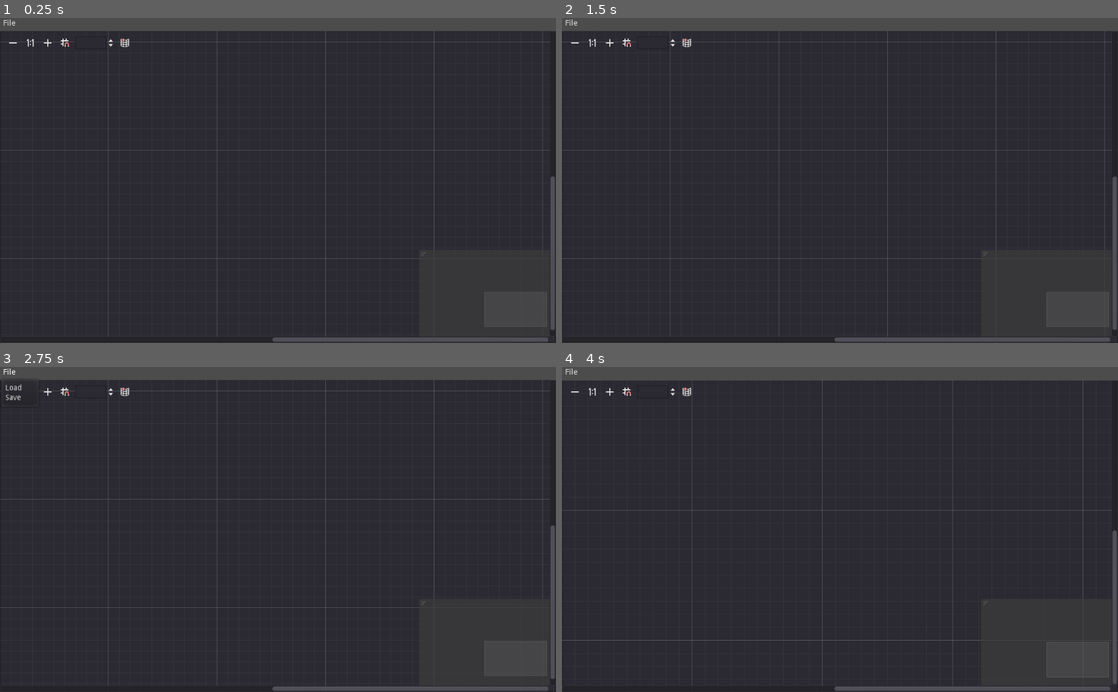
Above: before the commit, frames 1-4 (two rows, left to right).
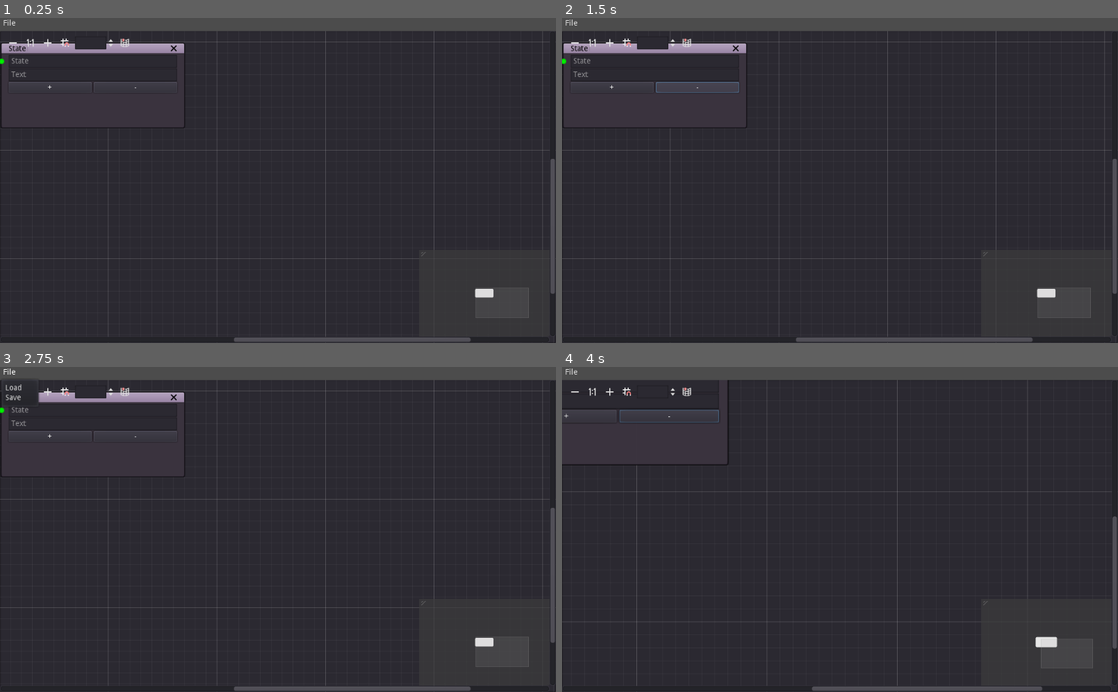
Above: after the commit, the same moments.

Repository: creikey/godot-dialog
Game: Godot game, scene res://Main.tscn
Same seed, same stepped clock (60 frames per second), same inputs: the game is played once before the commit and once after it.
Inputs (mouse positions are in pixels of both pictures, inside the frame that each line leads up to):
- Up to frame 1 (0.25 s): no input
- Up to frame 2 (1.5 s): click (612, 86) at 0.5 s, where only the run after the commit has a clickable "+"; click (695, 86) at 1.25 s, where only the run after the commit has a clickable "-"
- Up to frame 3 (2.75 s): click "File" at 2 s
- Up to frame 4 (4 s): click (573, 393) at 2.75 s; click (612, 393) at 3.5 s

The runs differ from the first frame. In frame 1, 1.6% of the frame differs, in the area x 0-100%, y 7-100%; in frame 2, 2.0%; in frame 3, 1.4%; in frame 4, 1.7%.

Commit message:
Add basic state editor

Diff:
--- /dev/null
+++ b/editor/GraphEdit.gd
@@ -0,0 +1,6 @@
+extends GraphEdit
+
+
+
+func _on_GraphEdit_connection_request(from, from_slot, to, to_slot):
+	connect_node(from, from_slot, to, to_slot)
--- /dev/null
+++ b/editor/InitialGraphNode.tscn
@@ -0,0 +1,7 @@
+[gd_scene load_steps=2 format=2]
+
+[ext_resource path="res://StateGraphNode.tscn" type="PackedScene" id=1]
+
+[node name="InitialGraphNode" index="0" instance=ExtResource( 1 )]
+title = "Initial"
+show_close = false
--- a/editor/Main.tscn
+++ b/editor/Main.tscn
@@ -1,4 +1,8 @@
-[gd_scene format=2]
+[gd_scene load_steps=4 format=2]
+
+[ext_resource path="res://GraphEdit.gd" type="Script" id=1]
+[ext_resource path="res://InitialGraphNode.tscn" type="PackedScene" id=2]
+[ext_resource path="res://StateGraphNode.tscn" type="PackedScene" id=3]
 
 [node name="Main" type="Node2D"]
 
@@ -24,3 +28,10 @@
 margin_bottom = 600.0
 size_flags_vertical = 3
 scroll_offset = Vector2( 0, -20 )
+script = ExtResource( 1 )
+
+[node name="InitialGraphNode" parent="UI/VBoxContainer/GraphEdit" instance=ExtResource( 2 )]
+show_close = false
+
+[node name="StateGraphNode" parent="UI/VBoxContainer/GraphEdit" instance=ExtResource( 3 )]
+[connection signal="connection_request" from="UI/VBoxContainer/GraphEdit" to="UI/VBoxContainer/GraphEdit" method="_on_GraphEdit_connection_request"]
--- /dev/null
+++ b/editor/StateGraphNode.gd
@@ -0,0 +1,27 @@
+extends GraphNode
+
+const editor_state = preload("res://editor_state.tres")
+
+var choices: Array = []
+
+func _ready():
+	set_slot(0, true, 0, editor_state.state_color, false, 0, Color())
+
+func _on_IncrementButton_pressed():
+	var cur_line_edit: LineEdit = LineEdit.new()
+	cur_line_edit.placeholder_text = "choice"
+	cur_line_edit.expand_to_text_length = true
+	choices.append(cur_line_edit)
+	add_child(cur_line_edit)
+	set_slot(2 + choices.size(), false, 0, Color(), true, 0, editor_state.state_color)
+
+
+func _on_DecrementButton_pressed():
+	if choices.size() <= 0:
+		return
+	clear_slot(2 + choices.size())
+	choices[choices.size() - 1].queue_free()
+	choices.remove(choices.size() - 1)
+
+func _on_StateGraphNode_close_request():
+	queue_free()
--- /dev/null
+++ b/editor/StateGraphNode.tscn
@@ -0,0 +1,66 @@
+[gd_scene load_steps=2 format=2]
+
+[ext_resource path="res://StateGraphNode.gd" type="Script" id=1]
+
+[node name="StateGraphNode" type="GraphNode"]
+margin_top = 20.0
+margin_right = 342.0
+margin_bottom = 182.0
+mouse_filter = 1
+title = "State"
+show_close = true
+slot/0/left_enabled = false
+slot/0/left_type = 0
+slot/0/left_color = Color( 1, 1, 1, 1 )
+slot/0/right_enabled = false
+slot/0/right_type = 0
+slot/0/right_color = Color( 1, 1, 1, 1 )
+slot/1/left_enabled = false
+slot/1/left_type = 0
+slot/1/left_color = Color( 1, 1, 1, 1 )
+slot/1/right_enabled = false
+slot/1/right_type = 0
+slot/1/right_color = Color( 1, 1, 1, 1 )
+slot/2/left_enabled = false
+slot/2/left_type = 0
+slot/2/left_color = Color( 1, 1, 1, 1 )
+slot/2/right_enabled = false
+slot/2/right_type = 0
+slot/2/right_color = Color( 1, 1, 1, 1 )
+script = ExtResource( 1 )
+
+[node name="StateLineEdit" type="LineEdit" parent="."]
+margin_left = 16.0
+margin_top = 24.0
+margin_right = 326.0
+margin_bottom = 48.0
+placeholder_text = "State"
+
+[node name="TextLineEdit" type="LineEdit" parent="."]
+margin_left = 16.0
+margin_top = 48.0
+margin_right = 326.0
+margin_bottom = 72.0
+placeholder_text = "Text"
+
+[node name="IncrementDecrement" type="HBoxContainer" parent="."]
+margin_left = 16.0
+margin_top = 73.0
+margin_right = 326.0
+margin_bottom = 93.0
+
+[node name="IncrementButton" type="Button" parent="IncrementDecrement"]
+margin_right = 153.0
+margin_bottom = 20.0
+size_flags_horizontal = 3
+text = "+"
+
+[node name="DecrementButton" type="Button" parent="IncrementDecrement"]
+margin_left = 157.0
+margin_right = 310.0
+margin_bottom = 20.0
+size_flags_horizontal = 3
+text = "-"
+[connection signal="close_request" from="." to="." method="_on_StateGraphNode_close_request"]
+[connection signal="pressed" from="IncrementDecrement/IncrementButton" to="." method="_on_IncrementButton_pressed"]
+[connection signal="pressed" from="IncrementDecrement/DecrementButton" to="." method="_on_DecrementButton_pressed"]
--- /dev/null
+++ b/editor/editor_state.gd
@@ -0,0 +1,3 @@
+extends Resource
+
+var state_color = Color(0, 1, 0)
--- /dev/null
+++ b/editor/editor_state.tres
@@ -0,0 +1,6 @@
+[gd_resource type="Resource" load_steps=2 format=2]
+
+[ext_resource path="res://editor_state.gd" type="Script" id=1]
+
+[resource]
+script = ExtResource( 1 )
